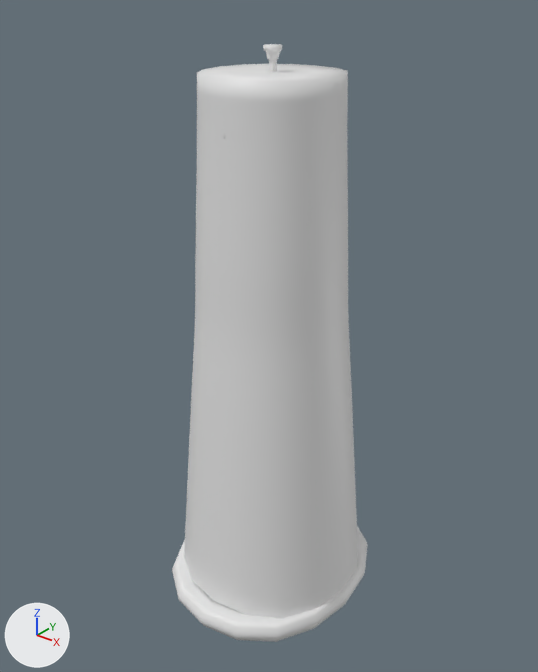
The Blender file Assets/Mesh/Boat/TheBoat1v3.blend, before and after one commit.
Both versions are drawn from a 50 mm camera at (0.54, -0.682, 0.188) aimed at (-0.007, 0.002, -0.236). Every picture has the same lights, and +X, +Y and +Z are marked at lower left. The older version comes first.

The first picture shows 'InnerFishWhirl' and 2 more.
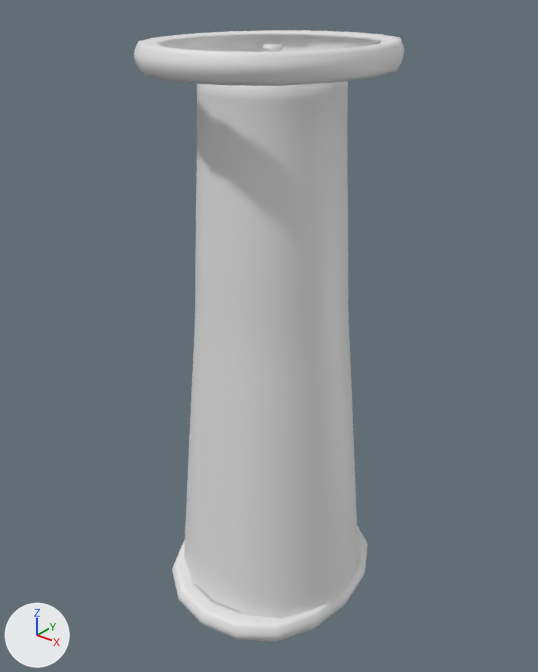
The change, as a diff of the scene's bpy script:
```diff
--- a/Assets/Mesh/Boat/TheBoat1v3.blend.py
+++ b/Assets/Mesh/Boat/TheBoat1v3.blend.py
@@ me_cube_012 @@
+me_cube_012.from_pydata(...)  # 24 vertices, 24 faces; spans x -0.15..0.15, y -0.174..0.174, z -0.62..-0.591
+me_cube_012.polygons.foreach_set('use_smooth', [True] * 24)
+me_cube_012.materials.append(mat_material_001)  # white #e7e7e7
@@ ob_innerfishwhirl_001 @@
+ob_innerfishwhirl_001 = bpy.data.objects.new('InnerFishWhirl.001', me_cube_012)
+ob_innerfishwhirl_001.location = (0.0, 0.0, 0.715)
+_m = ob_innerfishwhirl_001.modifiers.new('Subdivision', 'SUBSURF')
+_m.levels = 2
```

Where the change shows, as pixel boxes (x1, y1, x2, y2) in the pictures (538 x 672 px):
'InnerFishWhirl.001', added
    after: (134, 30, 404, 86)
